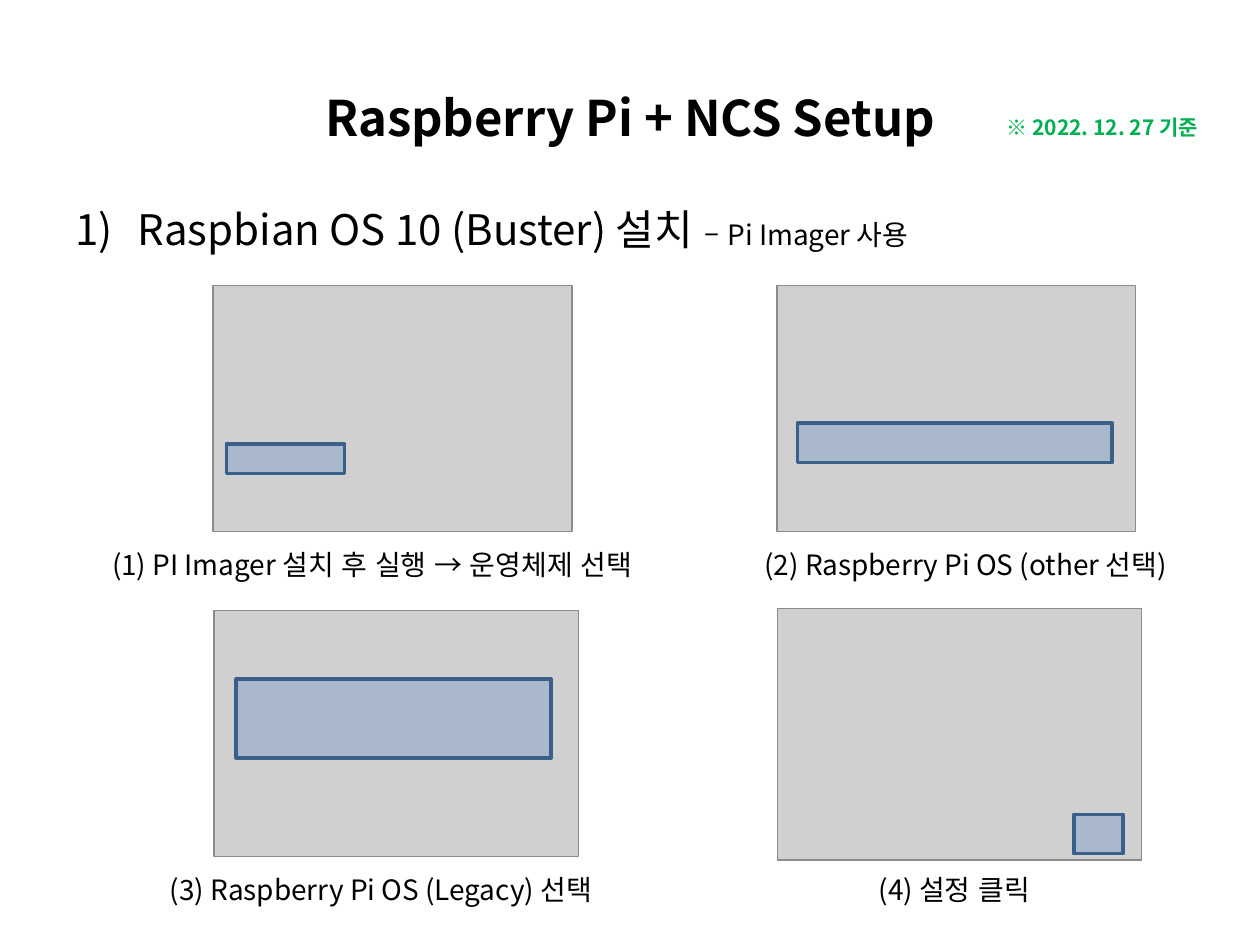
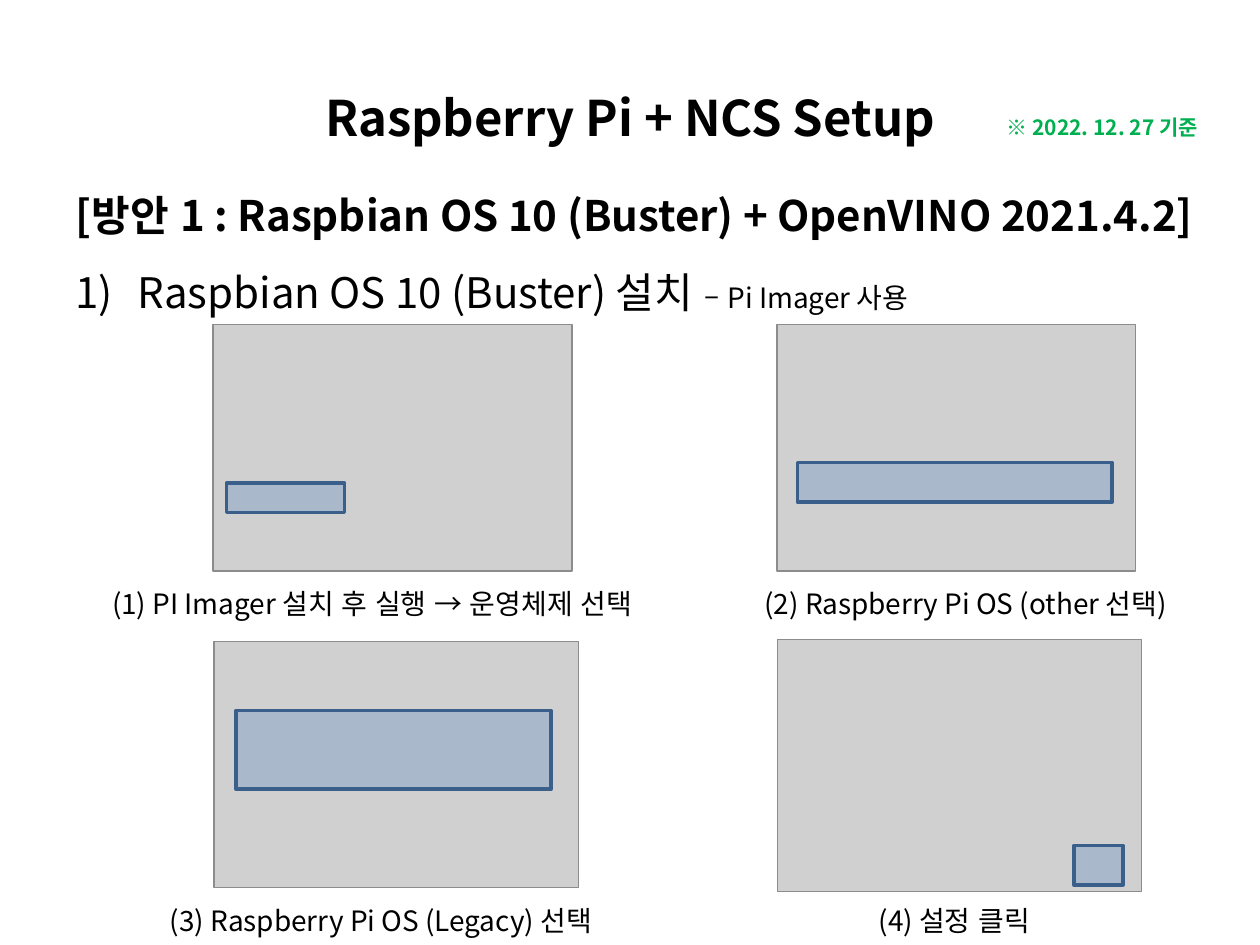
Before and after one commit to luwis93choi/Lecture-Materials-, a slide deck: slide 4 of Raspberry Pi + NCS Setup.pptx. Drawn at 1260x945 pixels with LibreOffice and Linux fonts; fonts in the diff are those of the drawing; grey boxes stand for pictures. Boxes give left, top, right and bottom in pixels: in the first picture for what was removed or moved away, otherwise in the second. Text is boxed around its words. In the diff, an @@ line names an element or a change of style, - is before the commit and + after.

Commit message:
Updates on Raspberry Pi + NCS Setup

```diff
--- a/Raspberry Pi + NCS Setup.pptx
+++ b/Raspberry Pi + NCS Setup.pptx
@@ text "[방안 1 : Raspbian OS ...": place and size @@
-text "[방안 1 : Raspbian OS ..." at box(138, 210, 908, 255)
+text "[방안 1 : Raspbian OS ..." at box(76, 195, 1193, 318)
@@ text at box(76, 195, 1193, 240): paragraph added @@
+[방안 1 : Raspbian OS 10 (Buster) + OpenVINO 2021.4.2]
@@ text at box(138, 273, 908, 318): line spacing 1 to 1.5 @@
@@ 2 pictures, 2 texts, 2 rectangles: place and size @@
-2 pictures, 2 texts, 2 rectangles at box(112, 286, 1167, 582)
+2 pictures, 2 texts, 2 rectangles at box(112, 325, 1167, 621)
@@ 2 pictures, 2 texts, 2 rectangles: place and size @@
-2 pictures, 2 texts, 2 rectangles at box(170, 609, 1142, 907)
+2 pictures, 2 texts, 2 rectangles at box(170, 640, 1142, 938)
```
Also in this commit, not shown: 5 other slides changed, 5 slides added.
